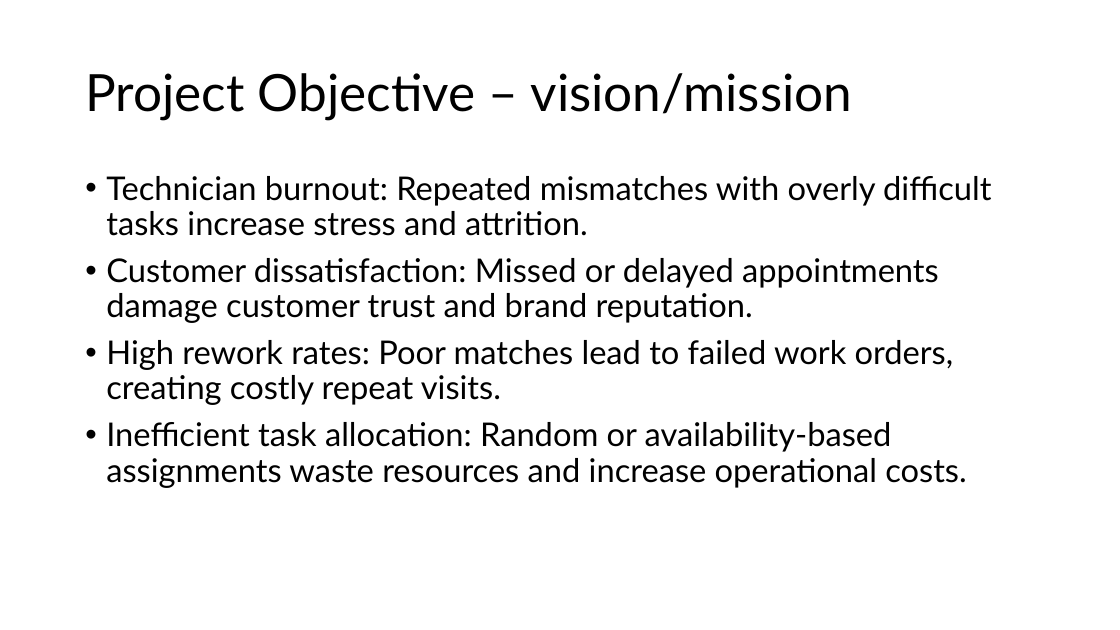
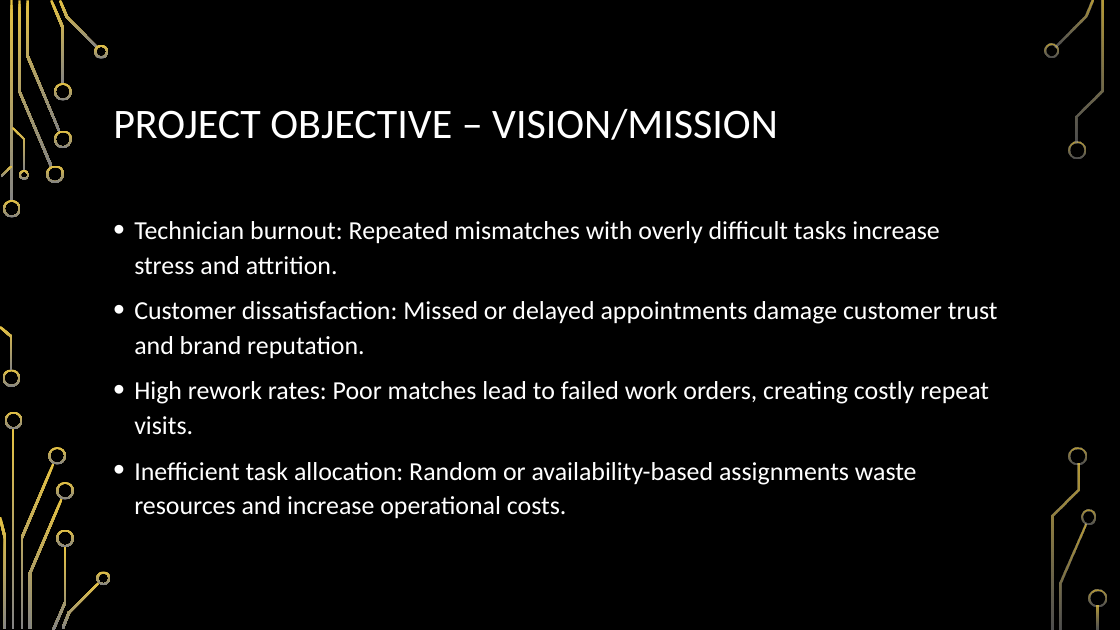
Before and after one commit to suebyeon/Capstone, a slide deck: slide 13 of Business Case.pptx. Drawn at 1120x630 pixels with LibreOffice and Linux fonts; fonts in the diff are those of the drawing; background and template pictures are left out. Boxes give left, top, right and bottom in pixels: in the first picture for what was removed or moved away, otherwise in the second. Text is boxed around its words. In the diff, an @@ line names an element or a change of style, - is before the commit and + after.

```diff
--- a/Business Case.pptx
+++ b/Business Case.pptx
@@ background #FFFFFF to picture (left out) @@
@@ title at (113,109,778,140): text changed; size 44 to 36 pt; font Lato to Calibri; text colour #000000 to #FFFFFF @@
-Project Objective – vision/mission
+PROJECT OBJECTIVE – VISION/MISSION
@@ text "Technician burnout: Repeated mismatches with ...": place and size @@
-text "Technician burnout: Repeated mismatches with ..." at (106,176,991,488)
+text "Technician burnout: Repeated mismatches with ..." at (134,221,998,519)
@@ text "Technician burnout: Repeated mismatches with ..." at (134,221,998,519): size 28 to 22.2 pt, font Lato to Calibri, text colour #000000 to #FFFFFF; line spacing 0.9 to 1.1 @@
@@ group added at (0,0,1107,630): 33 freeform shapes, 3 rectangles @@
```
Also in this commit, not shown: 10 other slides changed, 2 slides added, 2 slides removed.
